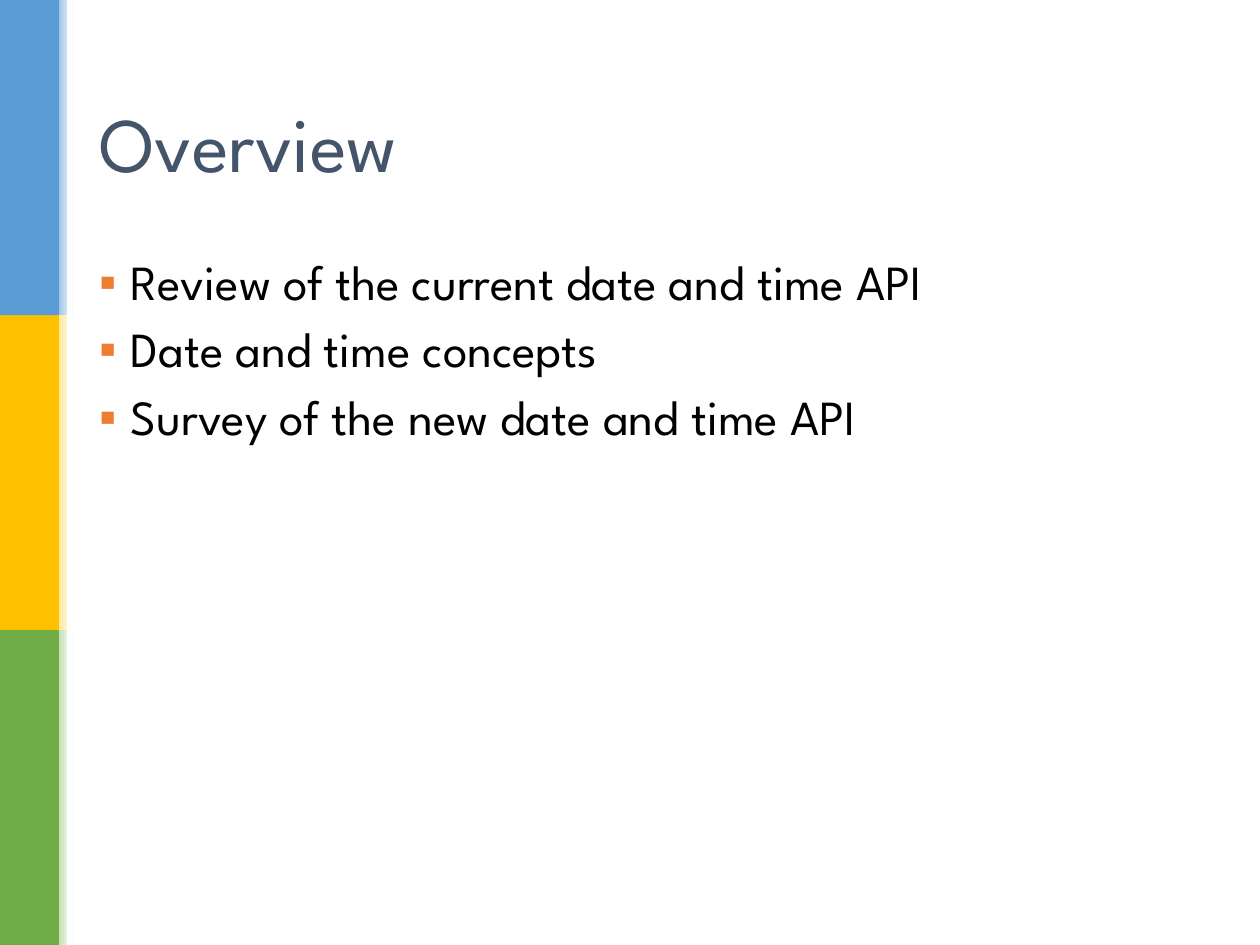
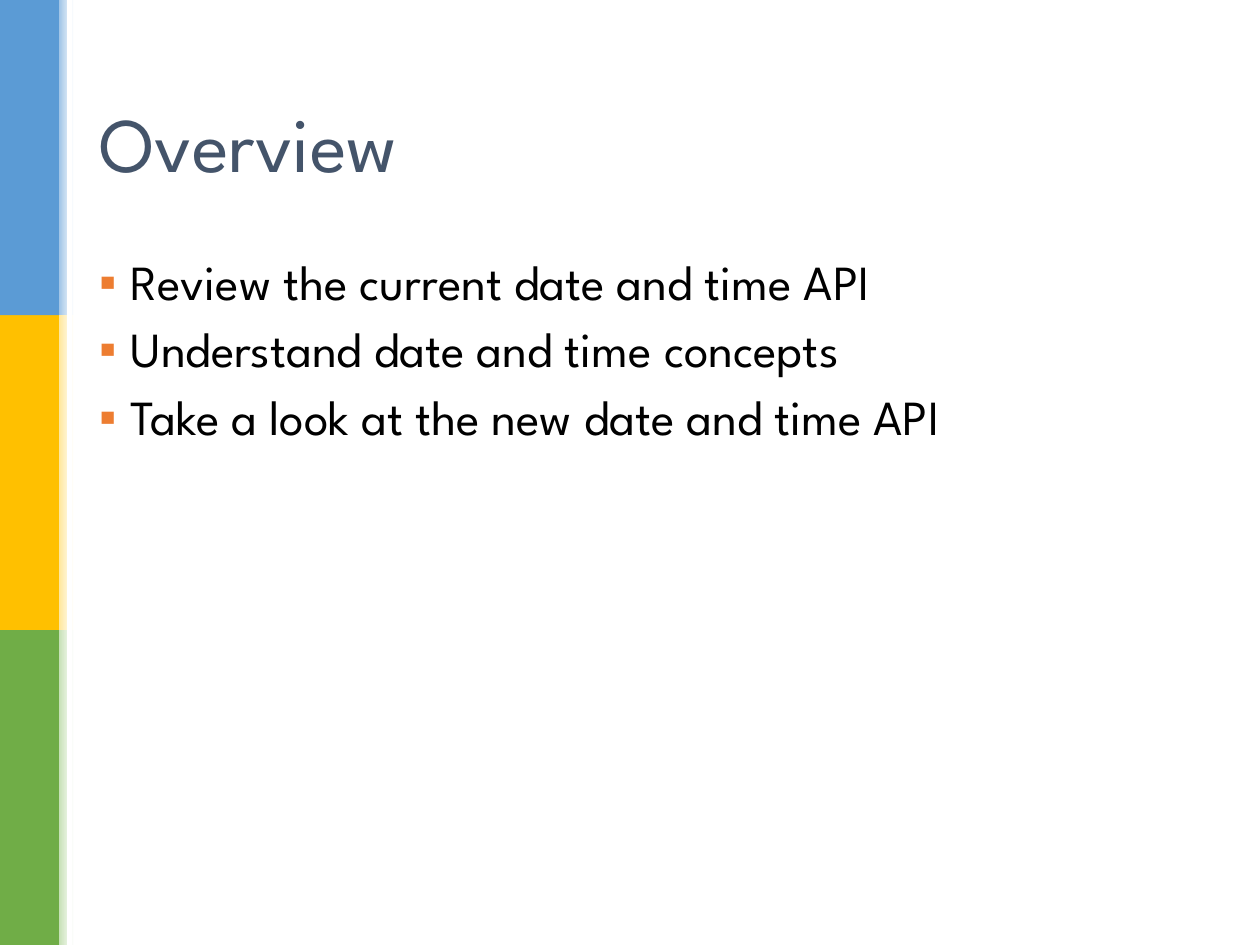
Before and after one commit to sualeh/make-a-date, a slide deck: slide 2 of Java 8 Date and Time API.pptx. Drawn at 1260x945 pixels with LibreOffice and Linux fonts; fonts in the diff are those of the drawing; background and template pictures are left out. Boxes give left, top, right and bottom in pixels: in the first picture for what was removed or moved away, otherwise in the second. Text is boxed around its words. In the diff, an @@ line names an element or a change of style, - is before the commit and + after.

```diff
--- a/Java 8 Date and Time API.pptx
+++ b/Java 8 Date and Time API.pptx
@@ text at box(131, 266, 939, 436): text changed @@
-▪ Review of the current date and time API
-▪ Date and time concepts
-▪ Survey of the new date and time API
+▪ Review the current date and time API
+▪ Understand date and time concepts
+▪ Take a look at the new date and time API
```
Also in this commit, not shown: 8 other slides changed.
